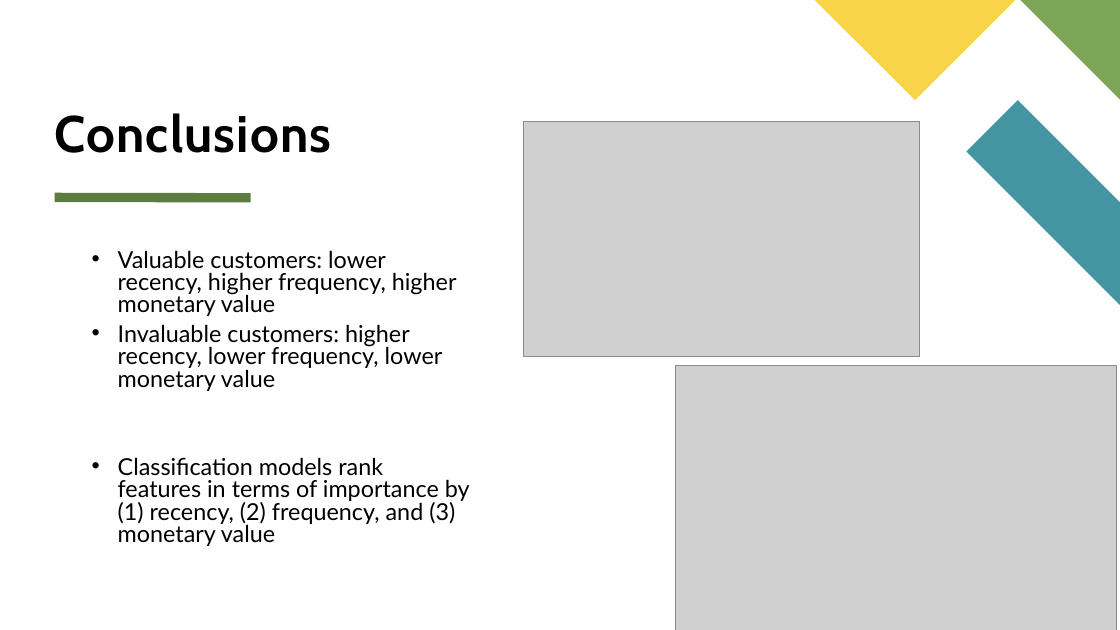
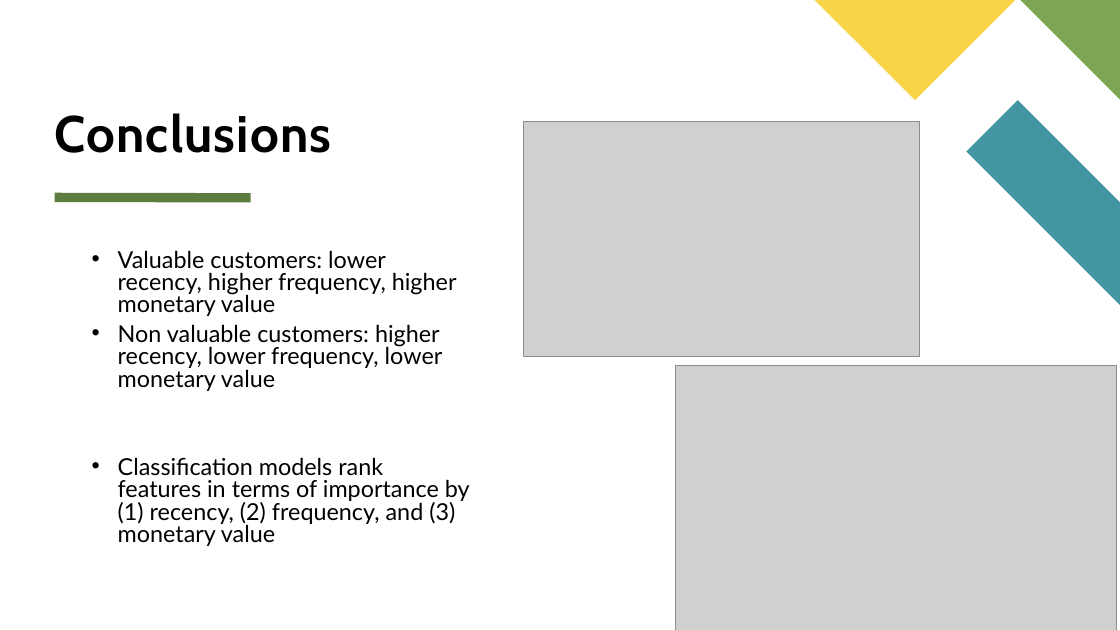
Before and after one commit to kstickmueller/CIS731-finalproject, a slide deck: slide 15 of Determing Customer Valuableness CIS731 Final Project.pptx. Drawn at 1120x630 pixels with LibreOffice and Linux fonts; fonts in the diff are those of the drawing; grey boxes stand for pictures. Boxes give left, top, right and bottom in pixels: in the first picture for what was removed or moved away, otherwise in the second. Text is boxed around its words. In the diff, an @@ line names an element or a change of style, - is before the commit and + after.

```diff
--- a/Determing Customer Valuableness CIS731 Final Project.pptx
+++ b/Determing Customer Valuableness CIS731 Final Project.pptx
@@ text at box(118, 324, 443, 391): text changed @@
-  • Invaluable customers: higher recency, lower frequency, lower monetary value
+  • Non valuable customers: higher recency, lower frequency, lower monetary value
```
Also in this commit, not shown: 2 other slides changed.
